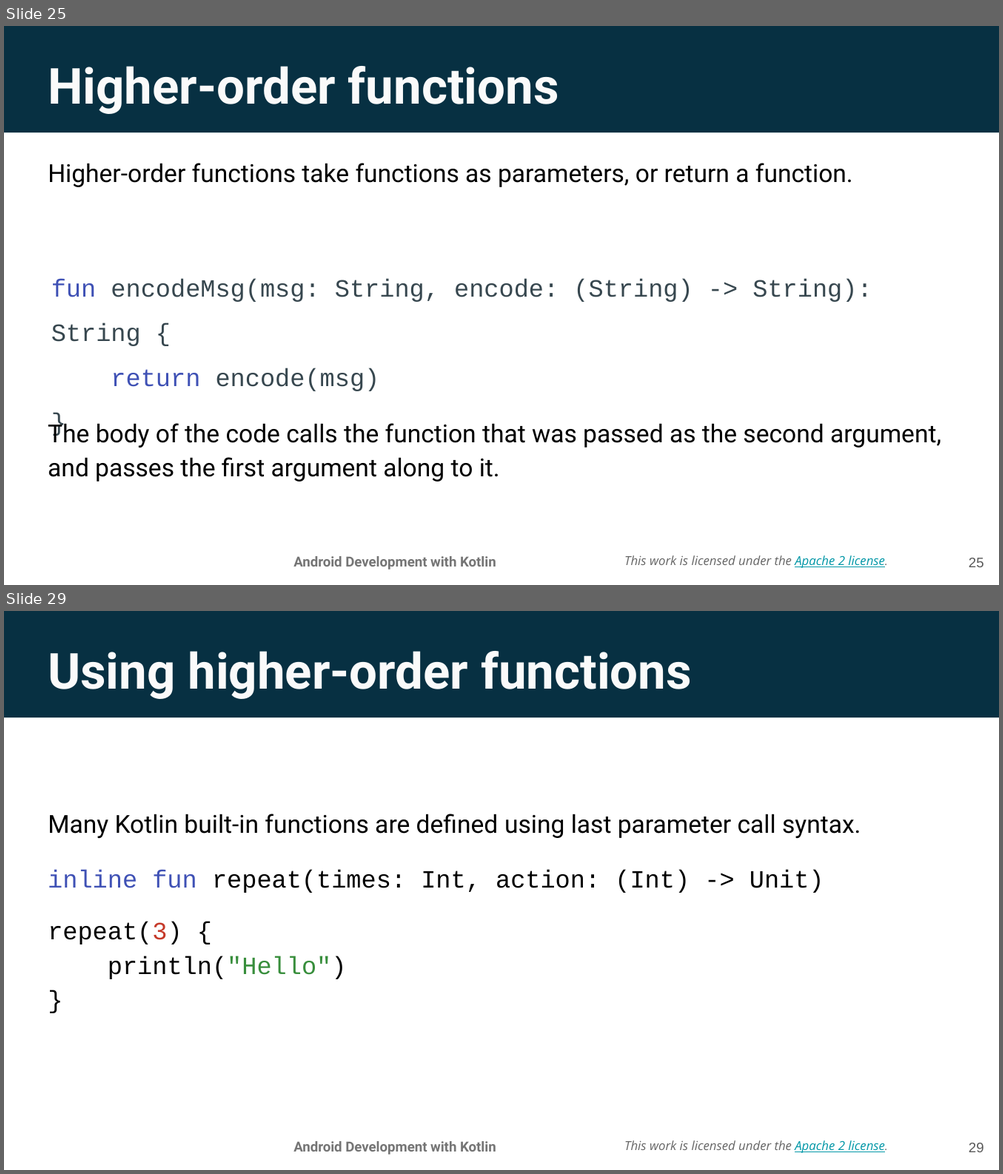
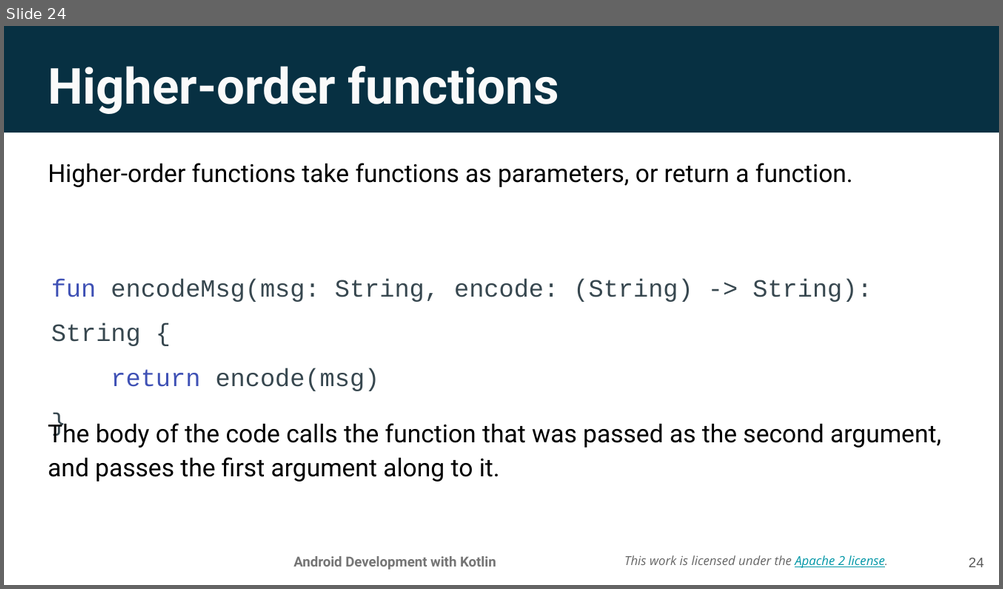
Before and after one commit to aadityaguptaa/Android-Bootcamp-PSNA, a slide deck: Day-0/Lesson 2_ Functions.pptx. Shown one above the other, each under a label of ours: slides 25 and 29 before the commit, slide 24 after it; the slides between them are not shown. The pictures are 1003x1174 and 1003x589 pixels, drawn with LibreOffice and Linux fonts; fonts in the diff are those of the drawing; background and template pictures are left out. Boxes give left, top, right and bottom in pixels: in the first picture for what was removed or moved away, otherwise in the second. Text is boxed around its words. In the diff, an @@ line names an element or a change of style, - is before the commit and + after.

```diff
--- a/Day-0/Lesson 2_ Functions.pptx
+++ b/Day-0/Lesson 2_ Functions.pptx
@@ slide 29 removed at <box>4,611,999,1170</box>, background picture (left out); not listed: 3 template elements that a slide beside it also shows @@
@@ title removed at <box>48,651,691,699</box> @@
-Using higher-order functions
@@ text removed at <box>48,814,860,838</box> @@
-Many Kotlin built-in functions are defined using last parameter call syntax.
@@ text removed at <box>48,869,824,893</box> @@
-inline fun repeat(times: Int, action: (Int) -> Unit)
@@ text removed at <box>48,922,347,980</box> @@
-repeat(3) {
-println("Hello")
-}
@@ page number removed at <box>968,1143,984,1153</box> @@
-29
@@ what was slide 25 is now slide 24 @@
@@ page number at <box>968,558,984,568</box>: text changed @@
-25
+24
```
Also in this commit, not shown: 3 slides changed, 9 other slides removed, 1 other file.
